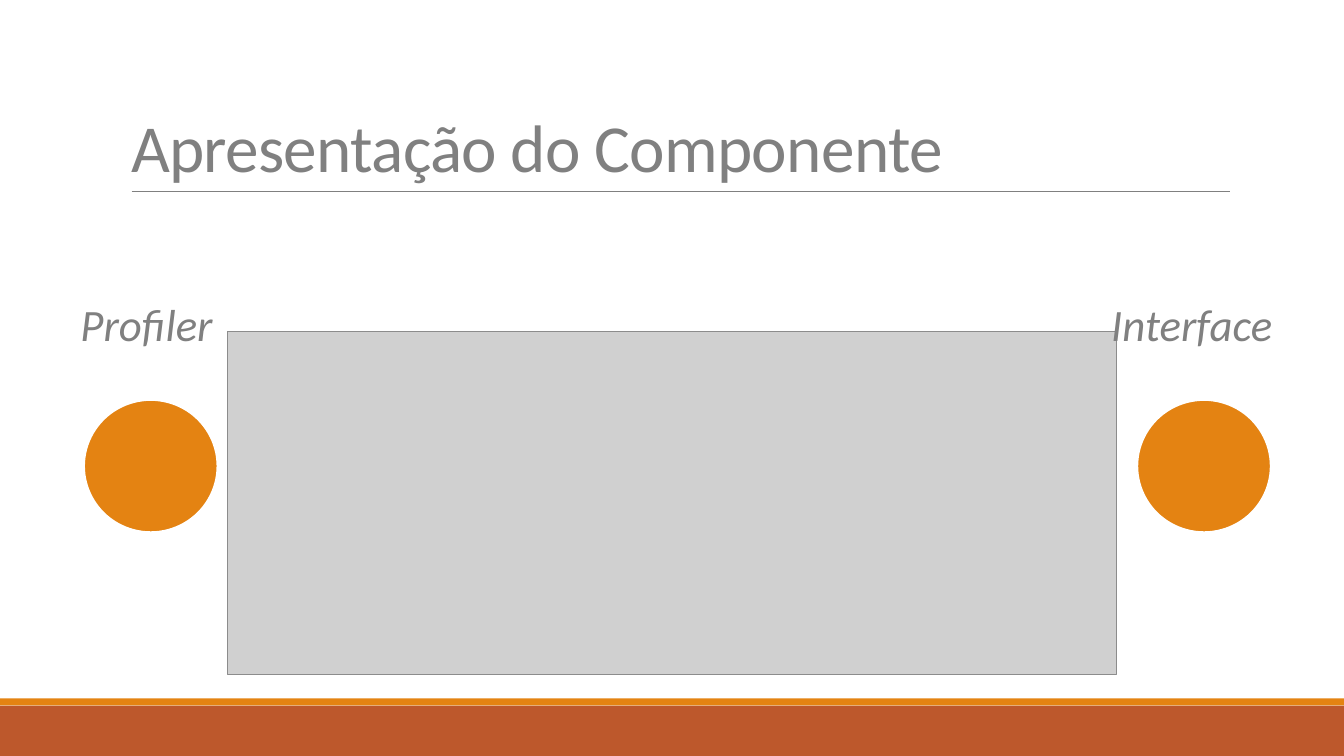
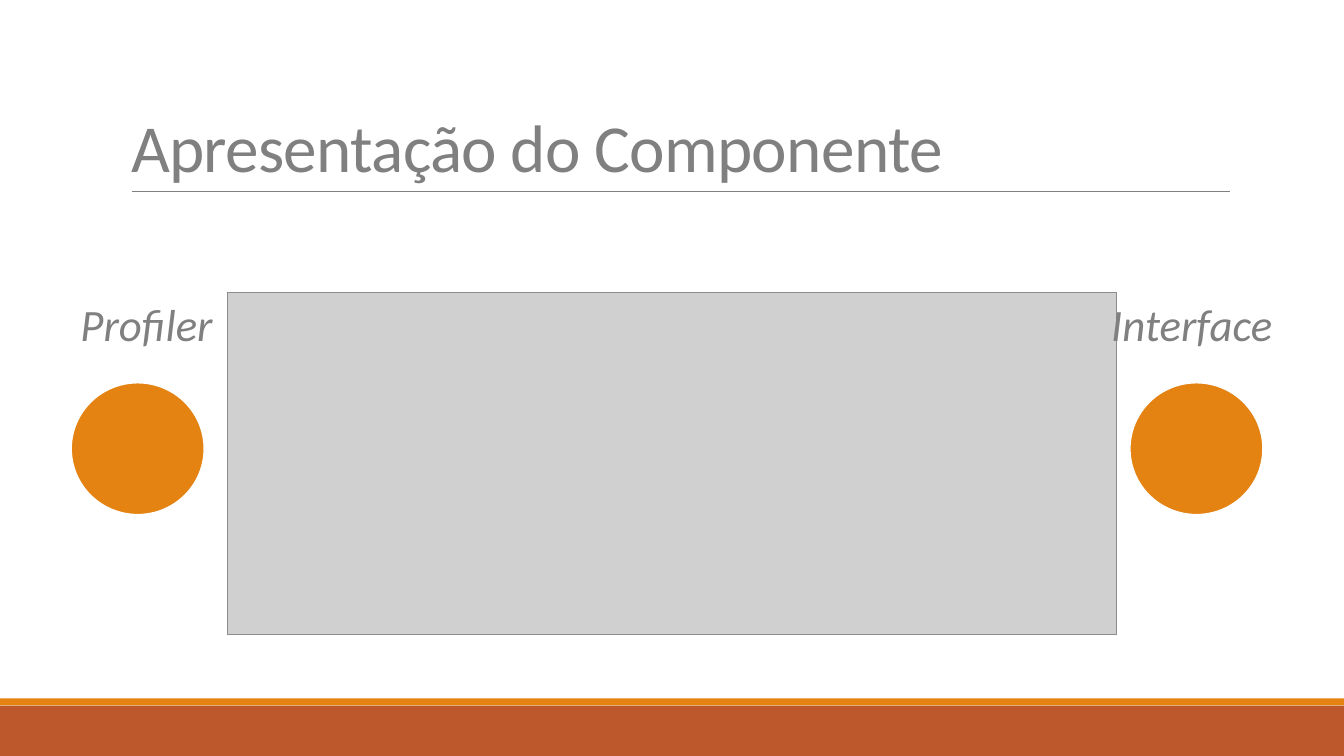
Before and after one commit to diisnc/Dialog_Agent_1819, a slide deck: slide 7 of Report/presentation.pptx. Drawn at 1344x756 pixels with LibreOffice and Linux fonts; fonts in the diff are those of the drawing; grey boxes stand for pictures. Boxes give left, top, right and bottom in pixels: in the first picture for what was removed or moved away, otherwise in the second. Text is boxed around its words. In the diff, an @@ line names an element or a change of style, - is before the commit and + after.

```diff
--- a/Report/presentation.pptx
+++ b/Report/presentation.pptx
@@ picture: place and size @@
-picture at (227, 332, 1116, 675)
+picture at (227, 292, 1116, 635)
@@ ellipse: place and size @@
-ellipse at (84, 399, 218, 532)
+ellipse at (71, 382, 205, 515)
@@ ellipse: place and size @@
-ellipse at (1137, 399, 1271, 532)
+ellipse at (1129, 382, 1263, 515)
```
Also in this commit, not shown: 9 other slides changed, 1 other file.
